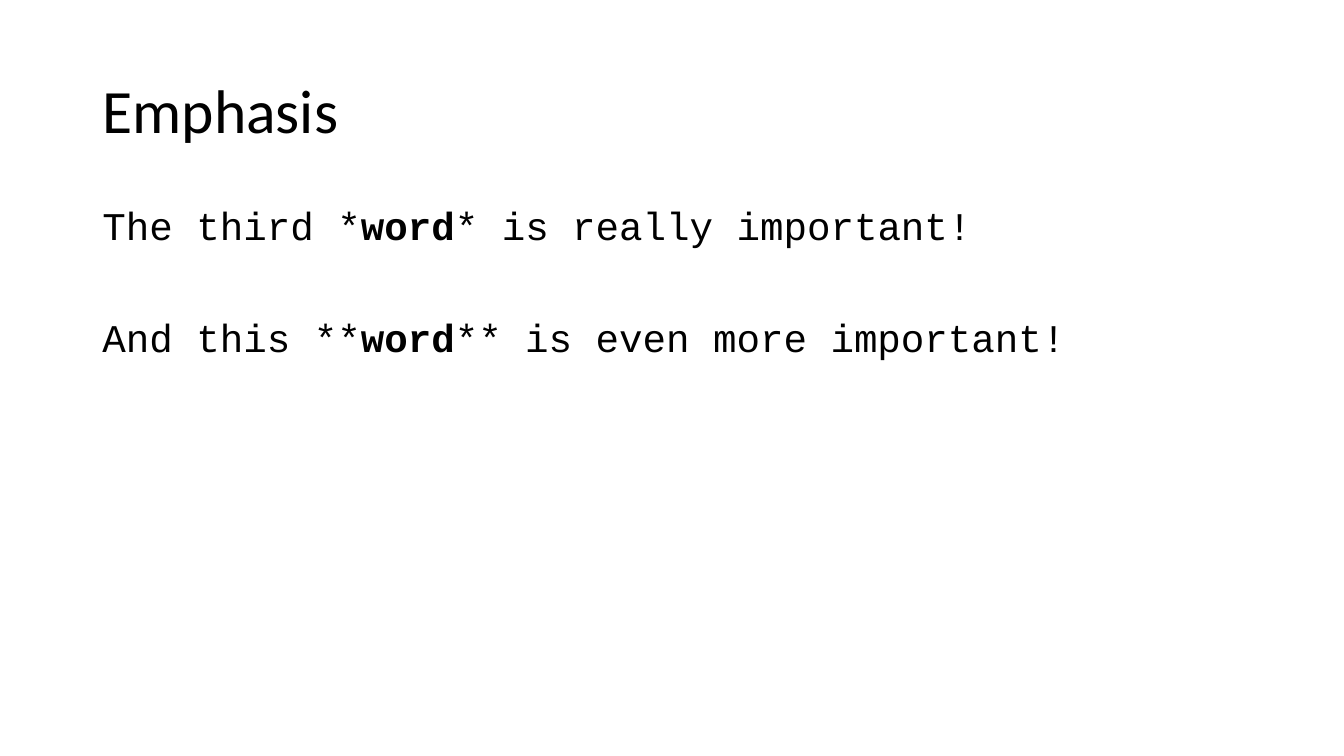
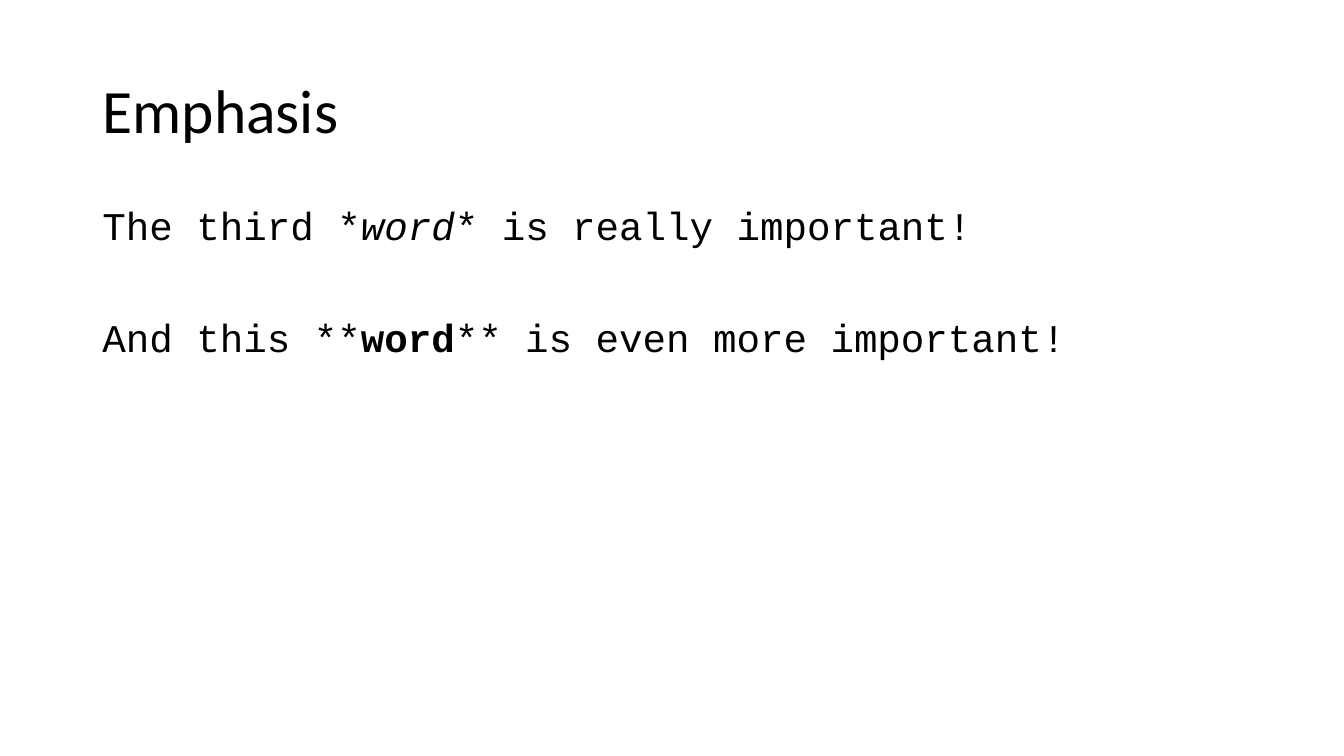
Before and after one commit to AP-IT-GH/BAP_Stage_Syllabus, a slide deck: slide 9 of Markdown demo/markdown.pptx. Drawn at 1344x756 pixels with LibreOffice and Linux fonts; fonts in the diff are those of the drawing. Boxes give left, top, right and bottom in pixels: in the first picture for what was removed or moved away, otherwise in the second. Text is boxed around its words. In the diff, an @@ line names an element or a change of style, - is before the commit and + after.

```diff
--- a/Markdown demo/markdown.pptx
+++ b/Markdown demo/markdown.pptx
@@ text at bbox=[102, 212, 972, 248]: bold off, italic on in "*word*" @@
```
Also in this commit, not shown: 1 other slide changed, 3 other files.
